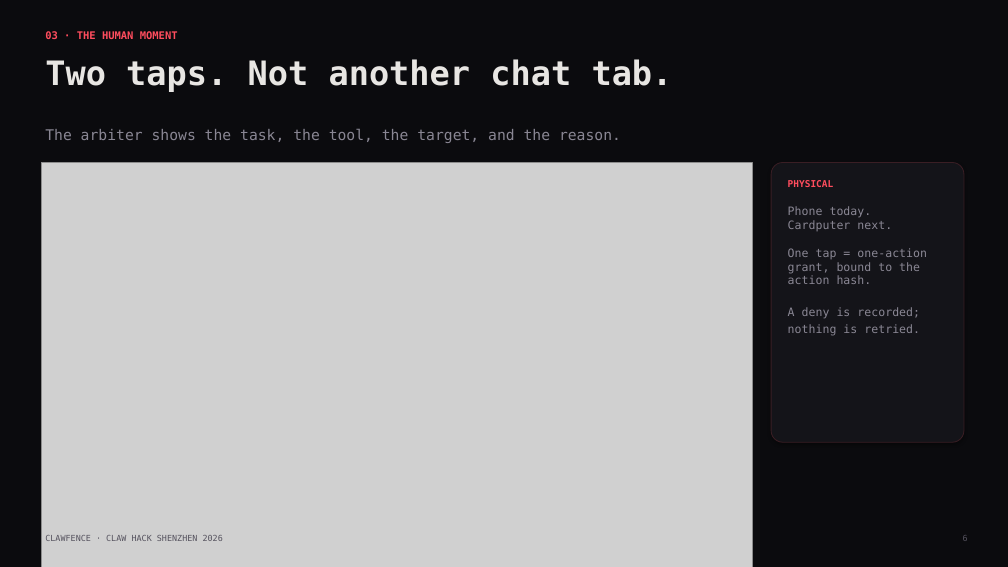
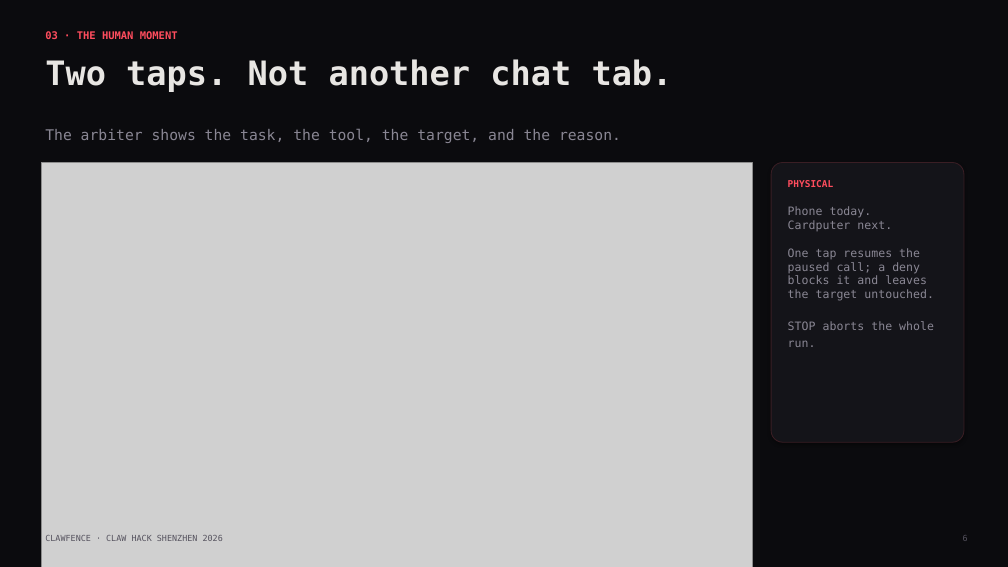
Before and after one commit to tedinroc/clawfence, a slide deck: slide 6 of demo/clawfence-deck.pptx. Drawn at 1008x567 pixels with LibreOffice and Linux fonts; fonts in the diff are those of the drawing; grey boxes stand for pictures. Boxes give left, top, right and bottom in pixels: in the first picture for what was removed or moved away, otherwise in the second. Text is boxed around its words. In the diff, an @@ line names an element or a change of style, - is before the commit and + after.

Commit message:
Document pause mode and update deck

```diff
--- a/demo/clawfence-deck.pptx
+++ b/demo/clawfence-deck.pptx
@@ text at <box>788,206,934,347</box>: text changed @@
-Phone today.
-Cardputer next.
-One tap = one-action grant, bound to the action hash.
-A deny is recorded; nothing is retried.
+Phone today.
+Cardputer next.
+One tap resumes the paused call; a deny blocks it and leaves the target untouched.
+STOP aborts the whole run.
```
Also in this commit, not shown: 3 other files.
